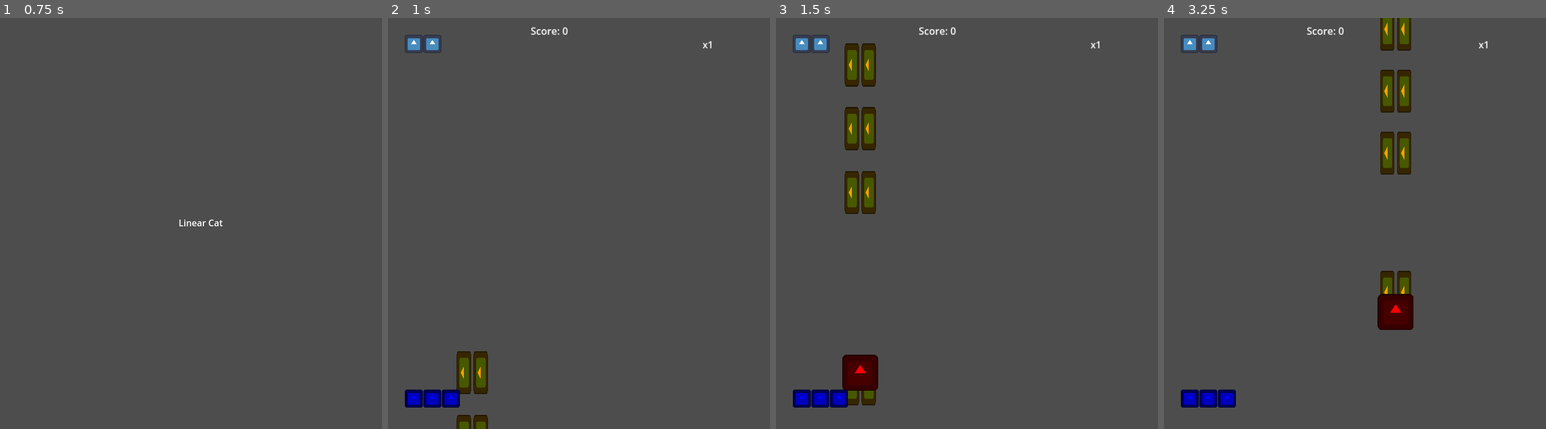
Above: before the commit, frames 1-4 (left to right).
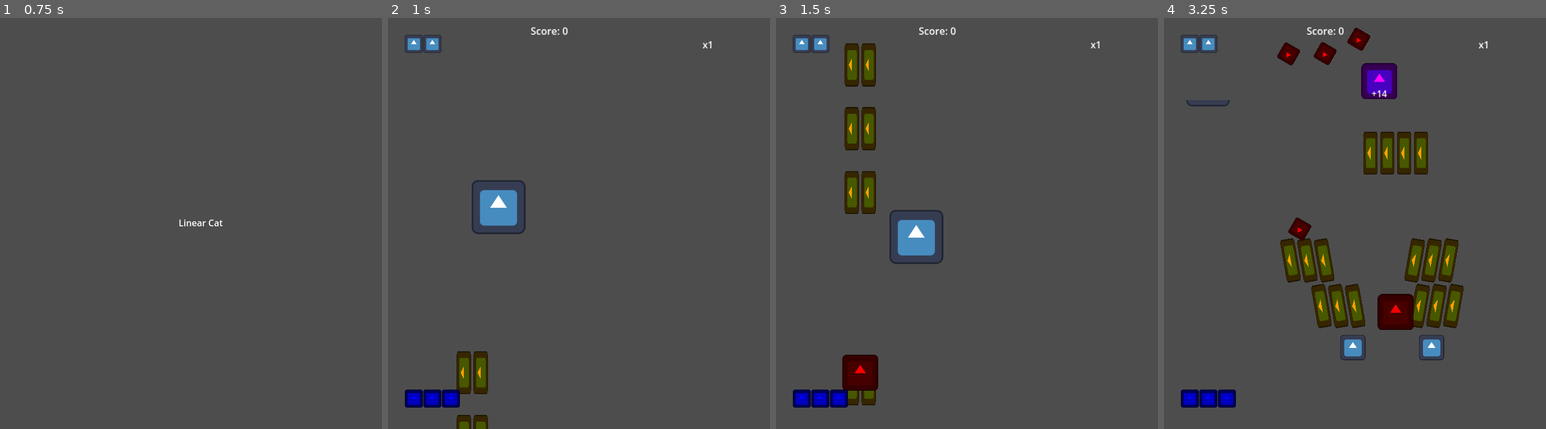
Above: after the commit, the same moments.

Repository: Zeroeth-0/Gatogun
Game: Godot game, scene res://scenes/UI/title_screen.tscn
Same seed, same stepped clock (60 frames per second), same inputs: the game is played once before the commit and once after it. The engine's default icon, where the game draws it, is replaced by a stand-in: a white triangle on a blue panel in a dark square.
Inputs:
- Up to frame 1 (0.75 s): tap Enter (Start) at 0.5 s; hold Right (RIGHT) from 0.53 s (still down); hold Z (A) from 0.53 s (still down)
- Up to frame 2 (1 s): keep holding Right (RIGHT); keep holding Z (A); tap C (C) at 0.8 s
- Up to frame 3 (1.5 s): release Right (RIGHT) at 1.28 s; release Z (A) at 1.28 s; hold Down (DOWN) from 1.28 s (still down); tap C (C) at 1.35 s
- Up to frame 4 (3.25 s): tap Enter (Start) at 1.55, 2.1 s; release Down (DOWN) at 2.03 s; hold Right (RIGHT) 2.03-2.78 s; hold Z (A) 2.03-2.78 s; hold Up (UP) from 2.78 s (still down); tap Z (A) at 2.85 s; tap C (C) at 3.05 s

Frame 1 is identical in both runs. In frame 2, 1.1% of the frame differs, in the area x 21-37%, y 39-53%; in frame 3, 1.1%; in frame 4, 9.0%, in the area x 5-79%, y 0-84%.

Commit message:
New Enemy Scripter

Diff:
--- a/scenes/enemies/midEnemy.tscn
+++ b/scenes/enemies/base/midEnemy.tscn
@@ -1,6 +1,6 @@
 [gd_scene load_steps=2 format=3 uid="uid://cpaqrklh3fr4s"]
 
-[ext_resource type="PackedScene" uid="uid://45jy2ekapnll" path="res://scenes/enemies/enemy.tscn" id="1_wviyb"]
+[ext_resource type="PackedScene" uid="uid://45jy2ekapnll" path="res://scenes/enemies/base/enemy.tscn" id="1_wviyb"]
 
 [node name="Enemy" instance=ExtResource("1_wviyb")]
 scale = Vector2(2, 2)
--- /dev/null
+++ b/scenes/enemies/mid/midFastSlowFast.tscn
@@ -0,0 +1,11 @@
+[gd_scene load_steps=3 format=3 uid="uid://bxqx2fgpmsmhm"]
+
+[ext_resource type="PackedScene" uid="uid://cpaqrklh3fr4s" path="res://scenes/enemies/base/midEnemy.tscn" id="1_yl1ar"]
+[ext_resource type="PackedScene" uid="uid://bm7rcpgmosj2b" path="res://scenes/weapons/enemies/mid/3peatAimed.tscn" id="2_7j237"]
+
+[node name="Enemy" instance=ExtResource("1_yl1ar")]
+childDuration = 2.5
+adultDuration = 7.0
+adultSpeed = 50
+
+[node name="Emitter" parent="." index="4" instance=ExtResource("2_7j237")]
--- /dev/null
+++ b/scenes/enemies/mid/midGoStopGo.tscn
@@ -0,0 +1,10 @@
+[gd_scene load_steps=3 format=3 uid="uid://sc2mi3jdynyo"]
+
+[ext_resource type="PackedScene" uid="uid://cpaqrklh3fr4s" path="res://scenes/enemies/base/midEnemy.tscn" id="1_cxuwa"]
+[ext_resource type="PackedScene" uid="uid://c1iu6w5j36n00" path="res://scenes/weapons/enemies/mid/3peatRangeAimed.tscn" id="2_0j4nc"]
+
+[node name="Enemy" instance=ExtResource("1_cxuwa")]
+childDuration = 4.0
+adulthood = 12
+
+[node name="Emitter" parent="." index="4" instance=ExtResource("2_0j4nc")]
--- a/scenes/enemies/midFastSlowFast.tscn
+++ /dev/null
@@ -1,11 +0,0 @@
-[gd_scene load_steps=3 format=3 uid="uid://bxqx2fgpmsmhm"]
-
-[ext_resource type="PackedScene" uid="uid://cpaqrklh3fr4s" path="res://scenes/enemies/midEnemy.tscn" id="1_yl1ar"]
-[ext_resource type="PackedScene" uid="uid://bm7rcpgmosj2b" path="res://scenes/weapons/enemies/3peatAimed.tscn" id="2_7j237"]
-
-[node name="Enemy" instance=ExtResource("1_yl1ar")]
-childDuration = 2.5
-adultDuration = 7.0
-adultSpeed = 50
-
-[node name="Emitter" parent="." index="4" instance=ExtResource("2_7j237")]
--- a/scenes/enemies/midGoStopGo.tscn
+++ /dev/null
@@ -1,10 +0,0 @@
-[gd_scene load_steps=3 format=3 uid="uid://sc2mi3jdynyo"]
-
-[ext_resource type="PackedScene" uid="uid://cpaqrklh3fr4s" path="res://scenes/enemies/midEnemy.tscn" id="1_cxuwa"]
-[ext_resource type="PackedScene" uid="uid://c1iu6w5j36n00" path="res://scenes/weapons/enemies/3peatRangeAimed.tscn" id="2_0j4nc"]
-
-[node name="Enemy" instance=ExtResource("1_cxuwa")]
-childDuration = 4.0
-adulthood = 12
-
-[node name="Emitter" parent="." index="4" instance=ExtResource("2_0j4nc")]
--- a/scenes/enemies/diagonalPopcornTank.tscn
+++ b/scenes/enemies/popcorn/diagonalPopcornTank.tscn
@@ -1,7 +1,7 @@
 [gd_scene load_steps=3 format=3 uid="uid://jhl4f6yw03ra"]
 
-[ext_resource type="PackedScene" uid="uid://45jy2ekapnll" path="res://scenes/enemies/enemy.tscn" id="1_y2hbl"]
-[ext_resource type="PackedScene" uid="uid://bt5gwutxmj013" path="res://scenes/weapons/enemies/singleAimed.tscn" id="2_brr2b"]
+[ext_resource type="PackedScene" uid="uid://45jy2ekapnll" path="res://scenes/enemies/base/enemy.tscn" id="1_y2hbl"]
+[ext_resource type="PackedScene" uid="uid://bt5gwutxmj013" path="res://scenes/weapons/enemies/popcorn/singleAimed.tscn" id="2_brr2b"]
 
 [node name="Enemy" instance=ExtResource("1_y2hbl")]
 scrollFollow = true
--- a/scenes/enemies/popcornComeLeave.tscn
+++ b/scenes/enemies/popcorn/popcornComeLeave.tscn
@@ -1,14 +1,13 @@
 [gd_scene load_steps=3 format=3 uid="uid://bbrlpm3jwipc3"]
 
-[ext_resource type="PackedScene" uid="uid://45jy2ekapnll" path="res://scenes/enemies/enemy.tscn" id="1_etmv5"]
-[ext_resource type="PackedScene" uid="uid://bt5gwutxmj013" path="res://scenes/weapons/enemies/singleAimed.tscn" id="2_xihgw"]
+[ext_resource type="PackedScene" uid="uid://45jy2ekapnll" path="res://scenes/enemies/base/enemy.tscn" id="1_etmv5"]
+[ext_resource type="PackedScene" uid="uid://bt5gwutxmj013" path="res://scenes/weapons/enemies/popcorn/singleAimed.tscn" id="2_xihgw"]
 
 [node name="Enemy" instance=ExtResource("1_etmv5")]
 childDuration = 2.3
 childSpeed = 150
 adulthood = 12
 adultDuration = 2.0
-oldAge = 9
 oldSpeed = 200
 
 [node name="Emitter" parent="." index="4" instance=ExtResource("2_xihgw")]
--- a/scenes/enemies/straightPopcornTank.tscn
+++ b/scenes/enemies/popcorn/straightPopcornTank.tscn
@@ -1,7 +1,7 @@
 [gd_scene load_steps=3 format=3 uid="uid://bpq47v1bplbew"]
 
-[ext_resource type="PackedScene" uid="uid://45jy2ekapnll" path="res://scenes/enemies/enemy.tscn" id="1_221gf"]
-[ext_resource type="PackedScene" uid="uid://bt5gwutxmj013" path="res://scenes/weapons/enemies/singleAimed.tscn" id="2_ppq2g"]
+[ext_resource type="PackedScene" uid="uid://45jy2ekapnll" path="res://scenes/enemies/base/enemy.tscn" id="1_221gf"]
+[ext_resource type="PackedScene" uid="uid://bt5gwutxmj013" path="res://scenes/weapons/enemies/popcorn/singleAimed.tscn" id="2_ppq2g"]
 
 [node name="Enemy" instance=ExtResource("1_221gf")]
 scrollFollow = true
--- a/scenes/levels/world.tscn
+++ b/scenes/levels/world.tscn
@@ -1,7 +1,8 @@
-[gd_scene load_steps=12 format=3 uid="uid://bi7uyv2plo07x"]
+[gd_scene load_steps=15 format=3 uid="uid://bi7uyv2plo07x"]
 
 [ext_resource type="Script" uid="uid://hrxsyfgjv1kg" path="res://source/levels/world.gd" id="1_btnht"]
 [ext_resource type="PackedScene" uid="uid://bw2g2t07ejkdq" path="res://scenes/levels/dead_bounds.tscn" id="3_0hlg8"]
+[ext_resource type="PackedScene" uid="uid://sc2mi3jdynyo" path="res://scenes/enemies/mid/midGoStopGo.tscn" id="3_xidr1"]
 [ext_resource type="PackedScene" uid="uid://cgts6rg8xrau" path="res://scenes/levels/playzone.tscn" id="4_hkylk"]
 [ext_resource type="PackedScene" uid="uid://4y26tmtqbxdx" path="res://scenes/levels/ground.tscn" id="5_sf1u2"]
 [ext_resource type="PackedScene" uid="uid://gyhjwciacmac" path="res://scenes/UI/mult_label.tscn" id="6_mmplq"]
@@ -10,10 +11,14 @@
 [ext_resource type="PackedScene" uid="uid://jkopai8ptvrm" path="res://scenes/UI/score_label.tscn" id="10_s7d0j"]
 [ext_resource type="PackedScene" uid="uid://dyjlf0d78pbvd" path="res://scenes/UI/b_box_container.tscn" id="11_de0io"]
 [ext_resource type="PackedScene" uid="uid://ber78ar7g5504" path="res://scenes/UI/fever_bar.tscn" id="11_yb1ae"]
+[ext_resource type="PackedScene" uid="uid://bbrlpm3jwipc3" path="res://scenes/enemies/popcorn/popcornComeLeave.tscn" id="12_de0io"]
 [ext_resource type="PackedScene" uid="uid://c7eeyaje6ghkn" path="res://scenes/UI/h_box_container.tscn" id="13_e6078"]
+[ext_resource type="PackedScene" uid="uid://dog0k55xaa2s" path="res://scenes/items/max_power_up.tscn" id="13_xidr1"]
 
 [node name="World" type="Node2D"]
 script = ExtResource("1_btnht")
+waveFile = "res://source/levels/test.txt"
+enemyScenes = Array[PackedScene]([ExtResource("12_de0io"), ExtResource("3_xidr1")])
 
 [node name="North Lane" type="Node2D" parent="."]
 position = Vector2(340, -100)
@@ -154,3 +159,6 @@
 [node name="HBoxContainer" parent="." instance=ExtResource("13_e6078")]
 
 [node name="BBoxContainer" parent="." instance=ExtResource("11_de0io")]
+
+[node name="Item" parent="." instance=ExtResource("13_xidr1")]
+position = Vector2(179, 318)
--- a/scenes/weapons/enemies/13peatRange.tscn
+++ b/scenes/weapons/enemies/boss/13peatRange.tscn
@@ -1,6 +1,6 @@
 [gd_scene load_steps=2 format=3 uid="uid://ct466dogmnvg1"]
 
-[ext_resource type="PackedScene" uid="uid://cwod13co6stfe" path="res://scenes/weapons/enemies/emitter.tscn" id="1_gvbpq"]
+[ext_resource type="PackedScene" uid="uid://cwod13co6stfe" path="res://scenes/weapons/enemies/base/emitter.tscn" id="1_gvbpq"]
 
 [node name="Emitter" instance=ExtResource("1_gvbpq")]
 arms = 13
--- a/scenes/weapons/enemies/3to9Arms.tscn
+++ b/scenes/weapons/enemies/boss/3to9Arms.tscn
@@ -1,6 +1,6 @@
 [gd_scene load_steps=2 format=3 uid="uid://dhovrws3moegs"]
 
-[ext_resource type="PackedScene" uid="uid://cwod13co6stfe" path="res://scenes/weapons/enemies/emitter.tscn" id="1_25nan"]
+[ext_resource type="PackedScene" uid="uid://cwod13co6stfe" path="res://scenes/weapons/enemies/base/emitter.tscn" id="1_25nan"]
 
 [node name="Emitter" instance=ExtResource("1_25nan")]
 arms = 3
--- a/scenes/weapons/enemies/spiral.tscn
+++ b/scenes/weapons/enemies/boss/spiral.tscn
@@ -1,6 +1,6 @@
 [gd_scene load_steps=2 format=3 uid="uid://d3gsxy2tc02a1"]
 
-[ext_resource type="PackedScene" uid="uid://cwod13co6stfe" path="res://scenes/weapons/enemies/emitter.tscn" id="1_oikpi"]
+[ext_resource type="PackedScene" uid="uid://cwod13co6stfe" path="res://scenes/weapons/enemies/base/emitter.tscn" id="1_oikpi"]
 
 [node name="Emitter" instance=ExtResource("1_oikpi")]
 burstRotation = true
--- a/scenes/weapons/enemies/3peatRowRandom.tscn
+++ b/scenes/weapons/enemies/elite/3peatRowRandom.tscn
@@ -1,6 +1,6 @@
 [gd_scene load_steps=2 format=3 uid="uid://cnyxkggm0gvp1"]
 
-[ext_resource type="PackedScene" uid="uid://cwod13co6stfe" path="res://scenes/weapons/enemies/emitter.tscn" id="1_oyfsf"]
+[ext_resource type="PackedScene" uid="uid://cwod13co6stfe" path="res://scenes/weapons/enemies/base/emitter.tscn" id="1_oyfsf"]
 
 [node name="Emitter" instance=ExtResource("1_oyfsf")]
 arms = 3
--- a/scenes/weapons/enemies/5peatRange2Phase.tscn
+++ b/scenes/weapons/enemies/elite/5peatRange2Phase.tscn
@@ -1,6 +1,6 @@
 [gd_scene load_steps=2 format=3 uid="uid://yaq4467h0uj"]
 
-[ext_resource type="PackedScene" uid="uid://cwod13co6stfe" path="res://scenes/weapons/enemies/emitter.tscn" id="1_pu1mo"]
+[ext_resource type="PackedScene" uid="uid://cwod13co6stfe" path="res://scenes/weapons/enemies/base/emitter.tscn" id="1_pu1mo"]
 
 [node name="Emitter" instance=ExtResource("1_pu1mo")]
 baseSpeed = 300.0
--- a/scenes/weapons/enemies/7peatRange2Layer.tscn
+++ b/scenes/weapons/enemies/elite/7peatRange2Layer.tscn
@@ -1,6 +1,6 @@
 [gd_scene load_steps=2 format=3 uid="uid://dq64s13mhx5py"]
 
-[ext_resource type="PackedScene" uid="uid://cwod13co6stfe" path="res://scenes/weapons/enemies/emitter.tscn" id="1_bdcgu"]
+[ext_resource type="PackedScene" uid="uid://cwod13co6stfe" path="res://scenes/weapons/enemies/base/emitter.tscn" id="1_bdcgu"]
 
 [node name="Emitter" instance=ExtResource("1_bdcgu")]
 rotationAngle = 135
--- a/scenes/weapons/enemies/sixFiveSix.tscn
+++ b/scenes/weapons/enemies/elite/sixFiveSix.tscn
@@ -1,6 +1,6 @@
 [gd_scene load_steps=2 format=3 uid="uid://wkjfe5ncjqq3"]
 
-[ext_resource type="PackedScene" uid="uid://cwod13co6stfe" path="res://scenes/weapons/enemies/emitter.tscn" id="1_004ul"]
+[ext_resource type="PackedScene" uid="uid://cwod13co6stfe" path="res://scenes/weapons/enemies/base/emitter.tscn" id="1_004ul"]
 
 [node name="Emitter" instance=ExtResource("1_004ul")]
 baseSpeed = 300.0
--- a/scenes/weapons/enemies/2OpenArms.tscn
+++ b/scenes/weapons/enemies/mid/2OpenArms.tscn
@@ -1,6 +1,6 @@
 [gd_scene load_steps=2 format=3 uid="uid://clseswg7d8yap"]
 
-[ext_resource type="PackedScene" uid="uid://cwod13co6stfe" path="res://scenes/weapons/enemies/emitter.tscn" id="1_cicma"]
+[ext_resource type="PackedScene" uid="uid://cwod13co6stfe" path="res://scenes/weapons/enemies/base/emitter.tscn" id="1_cicma"]
 
 [node name="Emitter" instance=ExtResource("1_cicma")]
 baseSpeed = 300.0
--- a/scenes/weapons/enemies/3peatAimed.tscn
+++ b/scenes/weapons/enemies/mid/3peatAimed.tscn
@@ -1,6 +1,6 @@
 [gd_scene load_steps=2 format=3 uid="uid://bm7rcpgmosj2b"]
 
-[ext_resource type="PackedScene" uid="uid://cwod13co6stfe" path="res://scenes/weapons/enemies/emitter.tscn" id="1_vfe65"]
+[ext_resource type="PackedScene" uid="uid://cwod13co6stfe" path="res://scenes/weapons/enemies/base/emitter.tscn" id="1_vfe65"]
 
 [node name="Emitter" instance=ExtResource("1_vfe65")]
 type = 1
--- a/scenes/weapons/enemies/3peatRangeAimed.tscn
+++ b/scenes/weapons/enemies/mid/3peatRangeAimed.tscn
@@ -1,6 +1,6 @@
 [gd_scene load_steps=2 format=3 uid="uid://c1iu6w5j36n00"]
 
-[ext_resource type="PackedScene" uid="uid://cwod13co6stfe" path="res://scenes/weapons/enemies/emitter.tscn" id="1_ephte"]
+[ext_resource type="PackedScene" uid="uid://cwod13co6stfe" path="res://scenes/weapons/enemies/base/emitter.tscn" id="1_ephte"]
 
 [node name="Emitter" instance=ExtResource("1_ephte")]
 aimAtPlayer = true
--- a/scenes/weapons/enemies/aimedRow.tscn
+++ b/scenes/weapons/enemies/mid/aimedRow.tscn
@@ -1,6 +1,6 @@
 [gd_scene load_steps=2 format=3 uid="uid://5uth3014gypi"]
 
-[ext_resource type="PackedScene" uid="uid://cwod13co6stfe" path="res://scenes/weapons/enemies/emitter.tscn" id="1_j7l7y"]
+[ext_resource type="PackedScene" uid="uid://cwod13co6stfe" path="res://scenes/weapons/enemies/base/emitter.tscn" id="1_j7l7y"]
 
 [node name="Emitter" instance=ExtResource("1_j7l7y")]
 type = 1
--- a/scenes/weapons/enemies/singleAimed.tscn
+++ b/scenes/weapons/enemies/popcorn/singleAimed.tscn
@@ -1,6 +1,6 @@
 [gd_scene load_steps=2 format=3 uid="uid://bt5gwutxmj013"]
 
-[ext_resource type="PackedScene" uid="uid://cwod13co6stfe" path="res://scenes/weapons/enemies/emitter.tscn" id="1_wunay"]
+[ext_resource type="PackedScene" uid="uid://cwod13co6stfe" path="res://scenes/weapons/enemies/base/emitter.tscn" id="1_wunay"]
 
 [node name="Emitter" instance=ExtResource("1_wunay")]
 position = Vector2(1, 0)
--- a/source/UI/continue.gd
+++ b/source/UI/continue.gd
@@ -31,7 +31,7 @@
 		get_tree().paused = false
 		GAME.lives = 2
 		SCORE.reset_game_score()
-		GAME.spawn(GAME.CENTER, true)
+		GAME.store(GAME.CENTER, true)
 		queue_free()
 
 func _on_timer_timeout():
@@ -41,4 +41,5 @@
 		# Aquí puedes decidir si terminar el juego o ir al menú principal
 		get_tree().paused = false
 		GAME.game_over()
+		GAME.selectedCharacter = null
 		queue_free()
--- a/source/enemies/enemy.gd
+++ b/source/enemies/enemy.gd
@@ -231,10 +231,10 @@
 	scrollFollow = false
 	var newDir
 	match directionEnum:
-		Direction.NORTH: newDir = Vector2(-hSide, 1)
-		Direction.SOUTH: newDir = Vector2(-hSide, -1)
-		Direction.WEST: newDir = Vector2(1, -hSide)
-		Direction.EAST: newDir = Vector2(-1, -hSide)
+		Direction.NORTH: newDir = Vector2(hSide, 1)
+		Direction.SOUTH: newDir = Vector2(hSide, -1)
+		Direction.WEST: newDir = Vector2(1, hSide)
+		Direction.EAST: newDir = Vector2(-1, hSide)
 	extraVel = newDir.normalized() * speed
 	move_and_slide()
 
--- a/source/levels/world.gd
+++ b/source/levels/world.gd
@@ -1,13 +1,10 @@
 extends Node2D
 
-# === EXPORTS ===
-@export_file var csvFile: String                                                # Información del nivel
-@export var enemyScenes: Array[PackedScene] = []                                # Enemigos disponibles
+@export_file var waveFile: String
+@export var enemyScenes: Array[PackedScene] = []
 
-# === CONSTANTES ===
 const LANE_GAP: int = 87
 
-# === LÍNEAS DE APARICIÓN ===
 var lanes := {
 	"N": [],
 	"S": [],
@@ -15,62 +12,135 @@
 	"W": []
 }
 
-# === FLUJO PRINCIPAL ===
 func _ready() -> void:
 	_load_markers()
-	await _load_csv_data(csvFile)
+	await _load_wave_data(waveFile)
 	GAME.lives = 2
 	GAME.spawn()
 
-# === INICIALIZACIÓN DE MARCADORES ===
 func _load_markers() -> void:
 	lanes["N"] = get_node("North Lane").get_children()
 	lanes["S"] = get_node("South Lane").get_children()
 	lanes["E"] = get_node("East Lane").get_children()
 	lanes["W"] = get_node("West Lane").get_children()
 
-# === CARGA Y PROCESAMIENTO DEL CSV ===
-func _load_csv_data(path: String) -> void:
+func _load_wave_data(path: String) -> void:
 	var file = FileAccess.open(path, FileAccess.READ)
 	if not file: return
 
-	# Saltar encabezado
-	file.get_line()
-
 	while not file.eof_reached():
 		var line = file.get_line().strip_edges()
-		if line == "": continue
-
-		var data = line.split(",")
-		var delay = float(data[6])
-		await get_tree().create_timer(delay).timeout
+		if line.is_empty(): continue
+		var data = _parse_wave_line(line)
+		if data.is_empty(): continue
+		await get_tree().create_timer(data.delay).timeout
 		_spawn_enemy(data)
 
 	file.close()
 
-# === INSTANCIACIÓN DE ENEMIGOS ===
-func _spawn_enemy(data: Array) -> void:
-	var enemyType = data[0]
-	var laneSide = data[1]
-	var laneIndex = int(data[2])
-	var laneOffset = float(data[3])
-	var handed = data[4]
-	var dir = data[5]
+func _parse_wave_line(line: String) -> Dictionary:
+	line = line.replace(" at ", "@").replace(" with ", ":").replace(" to ", ">").replace(" after ", "|")
 
-	var scene = _get_enemy_scene_by_name(enemyType)
+	if line.strip_edges().begins_with(";") or line.strip_edges() == "":
+		return {}
+
+	var delay := 0.0
+	if "|" in line:
+		var parts = line.split("|", false, 2)
+		if parts.size() < 2:
+			return {}
+		line = parts[0]
+		delay = float(parts[1])
+
+	# Normal parsing below
+	if not "@" in line or line.begins_with("@"):
+		return {}
+
+	var type = line.get_slice("@", 0)
+	var rest = line.get_slice("@", 1)
+
+	if rest.length() < 2:
+		return {}
+
+	var laneSide = rest[0]
+	var i := 1
+	var digits := ""
+	while i < rest.length() and rest[i].is_valid_int():
+		digits += rest[i]
+		i += 1
+	if digits == "":
+		return {}
+	var laneIndex = int(digits)
+
+	var laneOffset := 0.0
+	if i < rest.length() and (rest[i] == "+" or rest[i] == "-"):
+		var offsetStr := ""
+		while i < rest.length() and (rest[i].is_valid_float() or rest[i] in ["+", "-", "."]):
+			offsetStr += rest[i]
+			i += 1
+		if offsetStr != "":
+			laneOffset = float(offsetStr)
+
+	var handed = null
+	if i < rest.length() and rest[i] == ":" and i + 1 < rest.length():
+		handed = rest[i + 1]
+		i += 2
+
+	var dir = null
+	if i < rest.length() and rest[i] == ">" and i + 1 < rest.length():
+		dir = rest[i + 1]
+		i += 2
+
+	if handed == null:
+		handed = "R" if laneIndex <= 3 else "L"
+	if dir == null:
+		dir = _get_opposite_dir(laneSide)
+
+	return {
+		"type": type,
+		"lane": laneSide,
+		"index": laneIndex,
+		"offset": laneOffset,
+		"hand": handed,
+		"dir": dir,
+		"delay": delay
+	}
+
+func _get_opposite_dir(dir: String) -> String:
+	match dir:
+		"N": return "S"
+		"S": return "N"
+		"E": return "W"
+		"W": return "E"
+	return "S"  # Fallback
+
+func _spawn_enemy(data: Dictionary) -> void:
+	if data.type == "END_MARKER":
+		return  # No hacer nada, es solo para forzar delay
+
+	# Validaciones normales
+	if not data.has("type") or not data.has("lane") or not data.has("index"):
+		return
+
+	var scene = _get_enemy_scene_by_name(data.type)
+	if not scene: return
+
+	if not lanes.has(data.lane) or data.index >= lanes[data.lane].size():
+		return
+
 	var enemy = scene.instantiate()
-	var spawnPos = lanes[laneSide][laneIndex].global_position
+	var spawnPos = lanes[data.lane][data.index].global_position
 
-	# Aplicar offset según dirección
-	if laneSide in ["N", "S"]: spawnPos.x += laneOffset * LANE_GAP
-	else: spawnPos.y += laneOffset * LANE_GAP
+	if data.lane in ["N", "S"]:
+		spawnPos.x += data.offset * LANE_GAP
+	else:
+		spawnPos.y += data.offset * LANE_GAP
+
 	enemy.position = spawnPos
 
-	# Configurar handedness y dirección
-	if handed == "R": enemy.handedness = enemy.Handedness.RIGHT
-	elif handed == "L": enemy.handedness = enemy.Handedness.LEFT
+	enemy.handedness = enemy.Handedness.RIGHT if data.hand == "R" else enemy.Handedness.LEFT
 
-	match dir:
+	match data.dir:
 		"N": enemy.directionEnum = enemy.Direction.NORTH
 		"S": enemy.directionEnum = enemy.Direction.SOUTH
 		"E": enemy.directionEnum = enemy.Direction.EAST
@@ -78,9 +148,9 @@
 
 	get_tree().current_scene.add_child(enemy)
 
-# === SELECCIÓN DE ESCENA DE ENEMIGO ===
 func _get_enemy_scene_by_name(enemyName: String) -> PackedScene:
 	for scene in enemyScenes:
 		var baseName = scene.resource_path.get_file().get_basename()
-		if baseName == enemyName: return scene
+		if baseName == enemyName:
+			return scene
 	return null
--- a/source/player/player.gd
+++ b/source/player/player.gd
@@ -76,7 +76,7 @@
 func _on_hurtbox_area_entered(area: Node) -> void:
 	if canDie and area.is_in_group("Damage"):
 		GAME.lives -= 1
-		GAME.spawn(global_position, false)
+		GAME.store(global_position, false)
 		queue_free()
 
 func _on_hurtbox_area_exited(area: Node) -> void:
--- a/utils/GameManager.gd
+++ b/utils/GameManager.gd
@@ -2,7 +2,7 @@
 
 # === SOBRE EL JUEGO ===
 const CENTER: Vector2 = Vector2(340, 365)
-@export var gameOver: PackedScene = preload("res://scenes/UI/game_over.tscn")   # Próxima escena
+@onready var gameOver: PackedScene = preload("res://scenes/UI/game_over.tscn")  # Próxima escena
 var directions = [Vector2(1, 1), Vector2(-1, 1), Vector2(1, -1), Vector2(-1, -1)]
 
 # === ESCENAS DISPONIBLES ===
@@ -28,18 +28,27 @@
 var characterScenes: Array[PackedScene] = []
 var selectedCharacter: PackedScene = null
 
+var spawnPos: Vector2 = Vector2(0, 0)
+var spawnContinued: bool = false
+
 func _ready() -> void:
 	# Guardamos los personajes jugables en el array
 	characterScenes = [wideCat, linearCat]
 
-func spawn(pos = Vector2(0, 0), continued = false) -> void:
+func _process(delta):
+	if get_tree().get_nodes_in_group("Player").size() <= 0: spawn()
+
+func spawn() -> void:
+	# Si ya hay un jugador en escena, no hacer nada
+	if get_tree().get_nodes_in_group("Player").size() > 0: return
+
 	# Solo se hace respawn si hay personaje seleccionado y vidas disponibles
 	if selectedCharacter and lives >= 0:
 		# Instanciar potenciadores
-		var totalItems = (weaponLvl - 1) + optionCounter if !continued else 0
-		for i in totalItems:
+		var totalItems = (weaponLvl - 1) + optionCounter if !spawnContinued else 0
+		for i in totalItems - get_tree().get_nodes_in_group("PowerUp").size():
 			var item = powerUp.instantiate()
-			item.position = pos
+			item.position = spawnPos
 			item.powerupDir = directions[i]
 			get_tree().current_scene.call_deferred("add_child", item)
 
@@ -53,16 +62,15 @@
 		# Instanciar jugador
 		var instance = selectedCharacter.instantiate()
 		instance.position = spawnPoint
-		get_tree().current_scene.call_deferred("add_child", instance)
+		if get_tree().current_scene: get_tree().current_scene.call_deferred("add_child", instance)
 	elif selectedCharacter and lives < 0:
 		var uiCont = uiContinue.instantiate()
 		uiCont.position = Vector2(0, 0)
-		get_tree().current_scene.call_deferred("add_child", uiCont)
+		if get_tree().current_scene: get_tree().current_scene.call_deferred("add_child", uiCont)
 
-	if continued:
-		print("hey")
+	if spawnContinued:
 		var item = maxPowerUp.instantiate()
-		item.position = pos
+		item.position = spawnPos
 		item.powerupDir = directions[0]
 		get_tree().current_scene.call_deferred("add_child", item)
 
@@ -75,5 +83,9 @@
 		player = players[0]
 		return player.global_position
 
+func store(pos = Vector2(0, 0), continued = false):
+	spawnPos = pos;
+	spawnContinued = continued
+
 func game_over():
 	get_tree().change_scene_to_packed(gameOver)
--- a/utils/ScrollManager.gd
+++ b/utils/ScrollManager.gd
@@ -1,6 +1,6 @@
 extends Node
 
-@export var scroll: int = 50                                                    # Velocidad scroll
+@export var scroll: int = 25                                                    # Velocidad scroll
 
 enum Direction { NORTH, WEST, SOUTH, EAST }
 @export var directionEnum: Direction = Direction.SOUTH                          # Dirección de scroll
Renamed: scenes/enemies/enemy.tscn -> scenes/enemies/base/enemy.tscn
Renamed: scenes/weapons/enemies/emitter.tscn -> scenes/weapons/enemies/base/emitter.tscn
Not shown, changed: source/levels/test.txt
